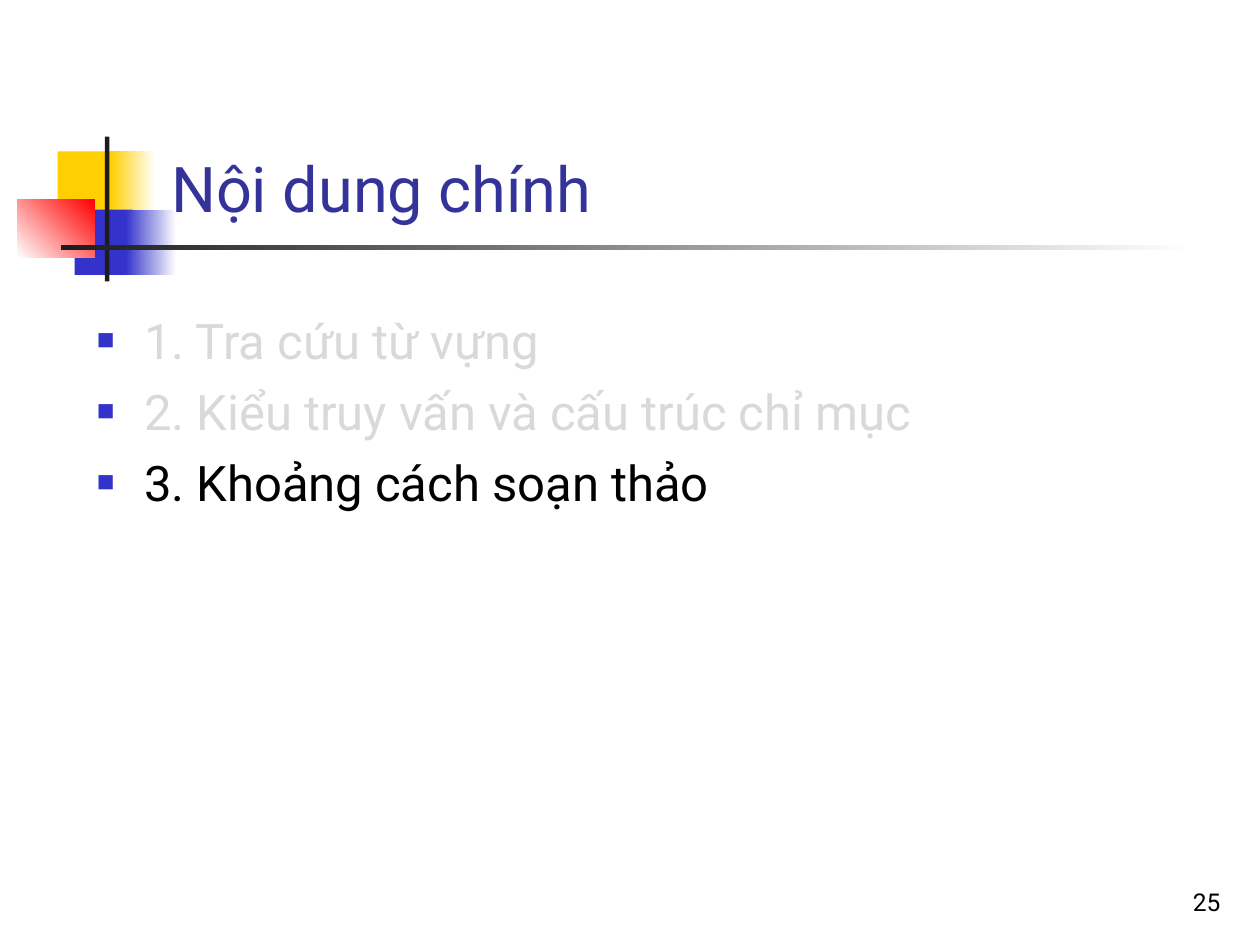
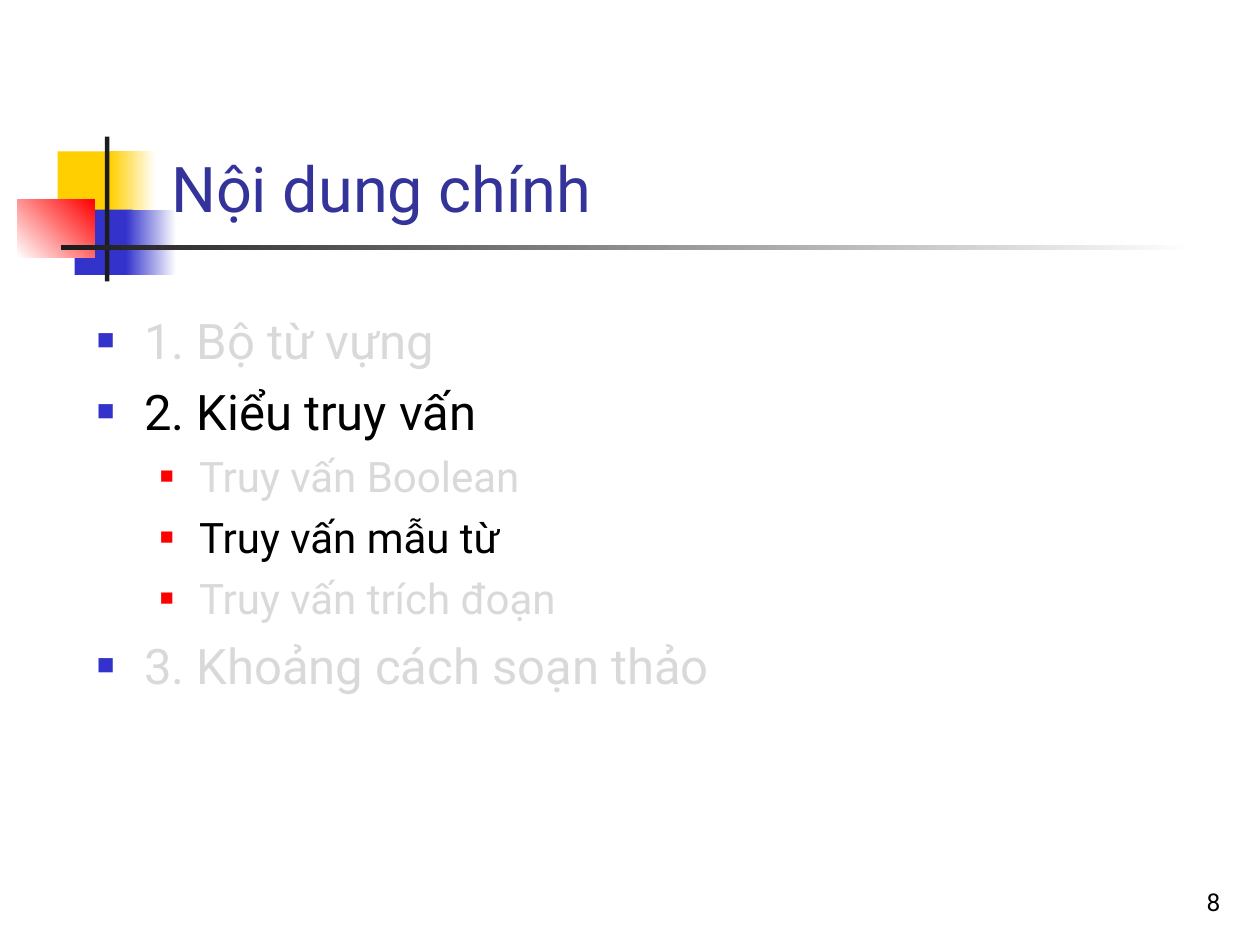
Before and after one commit to nguyenkhanhthien/IT4853, a slide deck: slide 8 of Bài 3 Từ truy vấn và chỉ mục tra từ.ppt (slide 25 before the commit). Drawn at 1260x945 pixels with LibreOffice and Linux fonts; fonts in the diff are those of the drawing. Boxes give left, top, right and bottom in pixels: in the first picture for what was removed or moved away, otherwise in the second. Text is boxed around its words. In the diff, an @@ line names an element or a change of style, - is before the commit and + after.

```diff
--- a/Bài 3 Từ truy vấn và chỉ mục tra từ.ppt
+++ b/Bài 3 Từ truy vấn và chỉ mục tra từ.ppt
@@ text at (x1=144, y1=308, x2=556, y2=625): text changed; size 28 to 24 pt @@
-■ 1. Tra cứu từ vựng
-■ 2. Kiểu truy vấn và cấu trúc chỉ mục
+■ 1. Bộ từ vựng
+■ 2. Kiểu truy vấn
+  ■ Truy vấn Boolean
+  ■ Truy vấn mẫu từ
+  ■ Truy vấn trích đoạn
@@ text at (x1=144, y1=633, x2=708, y2=698): text colour #000000 to #D9D9D9 in "3. Khoảng cách soạn thảo" @@
@@ page number at (x1=1207, y1=893, x2=1221, y2=912): text changed @@
-25
+8
```
Also in this commit, not shown: 22 other slides changed, 2 slides added, 1 other file.
